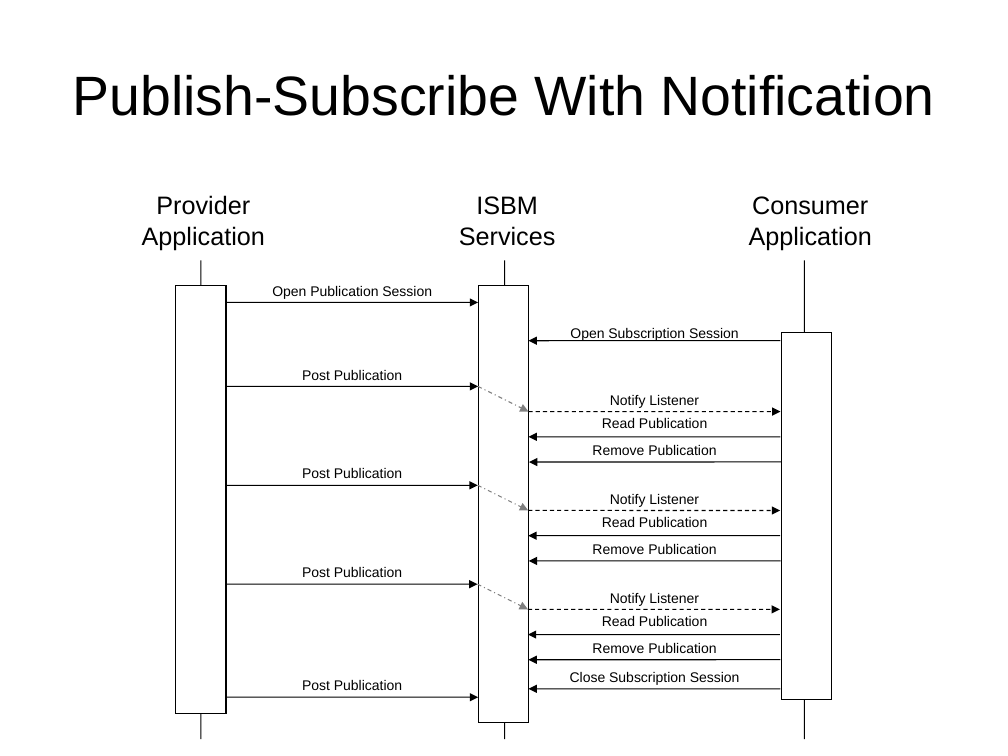
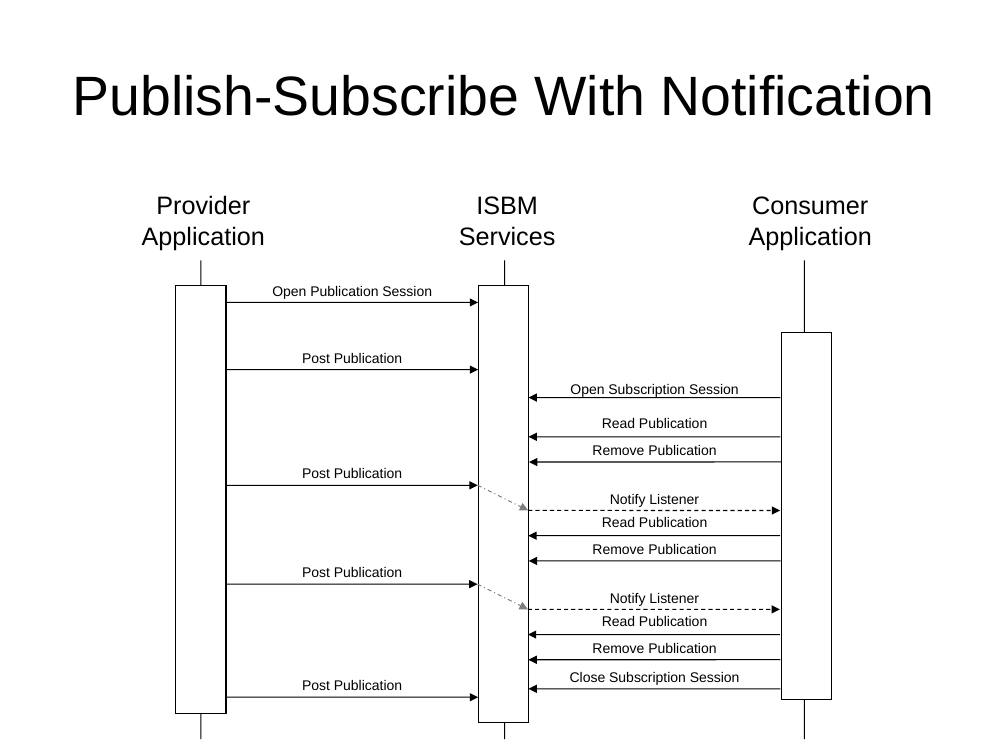
Before and after one commit to mimosa-org/ws-isbm, a slide deck: slide 10 of 0-Doc/OpenO&M Information Service Bus Model Specification Diagrams.pptx. Drawn at 1008x756 pixels with LibreOffice and Linux fonts; fonts in the diff are those of the drawing. Boxes give left, top, right and bottom in pixels: in the first picture for what was removed or moved away, otherwise in the second. Text is boxed around its words. In the diff, an @@ line names an element or a change of style, - is before the commit and + after.

Commit message:
Added security, message expiration for pub-sub and moved XPath functionality from topic-level to session-level

```diff
--- a/0-Doc/OpenO&M Information Service Bus Model Specification Diagrams.pptx
+++ b/0-Doc/OpenO&M Information Service Bus Model Specification Diagrams.pptx
@@ text "Post Publication": place and size @@
-text "Post Publication" at (302, 370, 402, 380)
+text "Post Publication" at (302, 353, 402, 363)
@@ arrow moved from (226, 386) - (478, 386) to (226, 370) - (478, 370) @@
@@ arrow removed from (478, 386) to (528, 411) @@
@@ text "Open Subscription Session": place and size @@
-text "Open Subscription Session" at (570, 328, 739, 341)
+text "Open Subscription Session" at (570, 384, 739, 398)
@@ arrow moved from (780, 341) - (528, 341) to (780, 397) - (528, 397) @@
@@ arrow removed from (528, 411) to (780, 411) @@
@@ text removed at (610, 395, 699, 408) @@
-Notify Listener
```
Also in this commit, not shown: 3 other slides changed, 6 other files.
